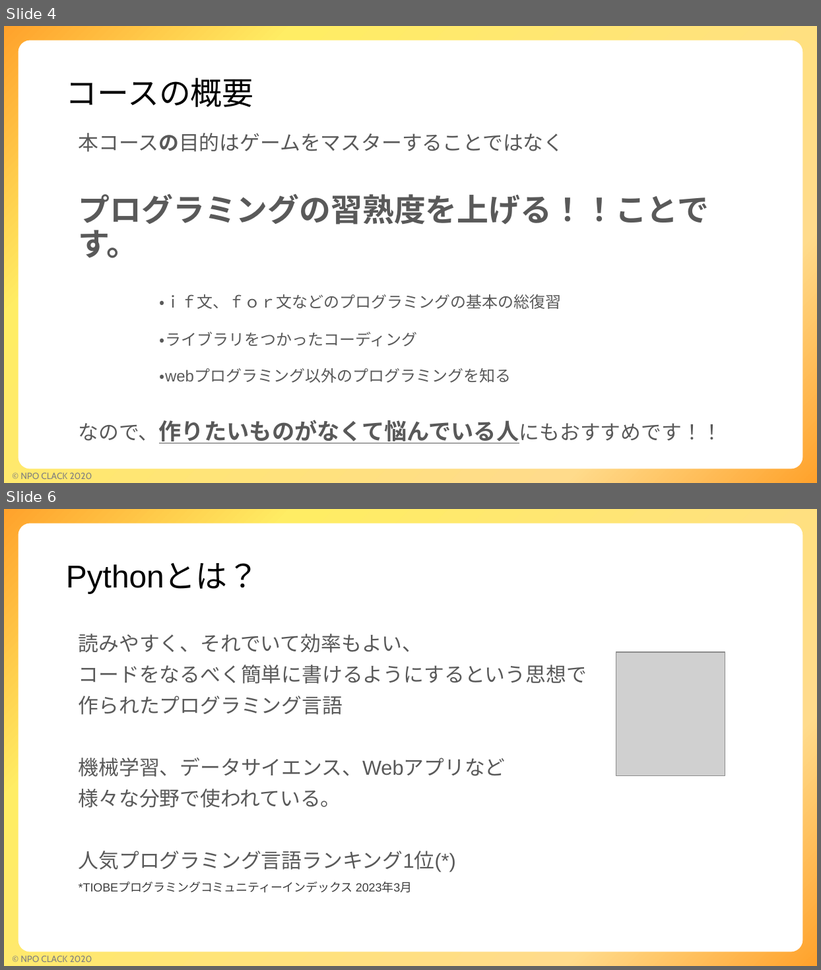
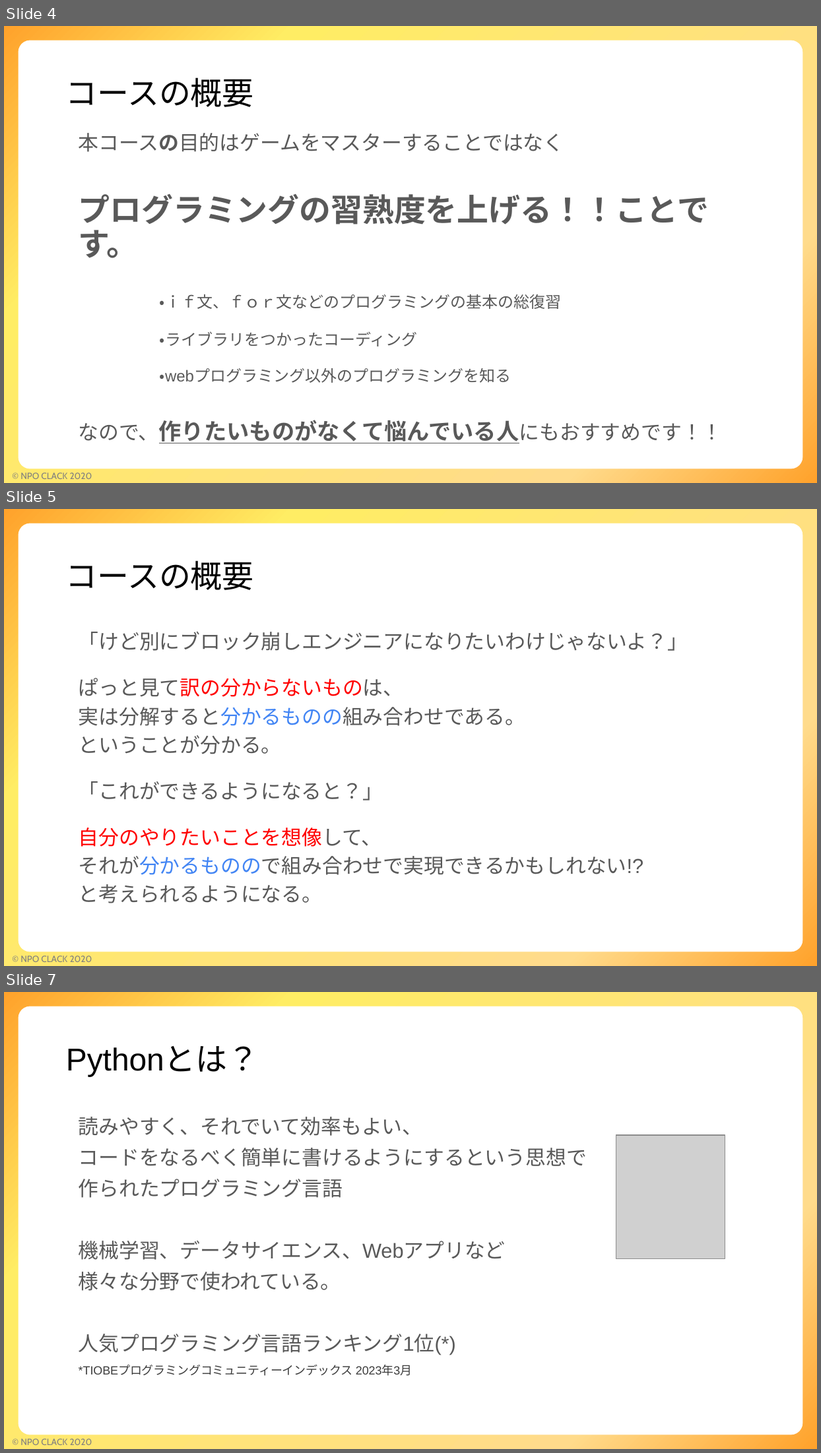
Before and after one commit to npo-clack/pygame, a slide deck: ゲームコース説明.pptx. Shown one above the other, each under a label of ours: slides 4 and 6 before the commit, slides 4, 5 and 7 after it; the slides between them are not shown. The pictures are 821x970 and 821x1453 pixels, drawn with LibreOffice and Linux fonts; fonts in the diff are those of the drawing; grey boxes stand for pictures; background and template pictures are left out. Boxes give left, top, right and bottom in pixels: in the first picture for what was removed or moved away, otherwise in the second. Text is boxed around its words. In the diff, an @@ line names an element or a change of style, - is before the commit and + after.

Commit message:
コース資料に追加分を反映

```diff
--- a/ゲームコース説明.pptx
+++ b/ゲームコース説明.pptx
@@ slide 5 added at [4,509,817,966], background #FFFFFF; not listed: 3 template elements that a slide beside it also shows @@
@@ title added at [66,560,254,590], 28 pt, text #000000 @@
+コースの概要
@@ text added at [79,632,688,904], 18 pt, text #595959 @@
+「けど別にブロック崩しエンジニアになりたいわけじゃないよ？」
+ぱっと見て訳の分からないものは、
+実は分解すると分かるものの組み合わせである。
+ということが分かる。
+「これができるようになると？」
+自分のやりたいことを想像して、
+それが分かるものので組み合わせで実現できるかもしれない!?
+と考えられるようになる。
@@ what was slide 6 is now slide 7 @@
```
Also in this commit, not shown: 3 slides changed, 5 other slides added.
